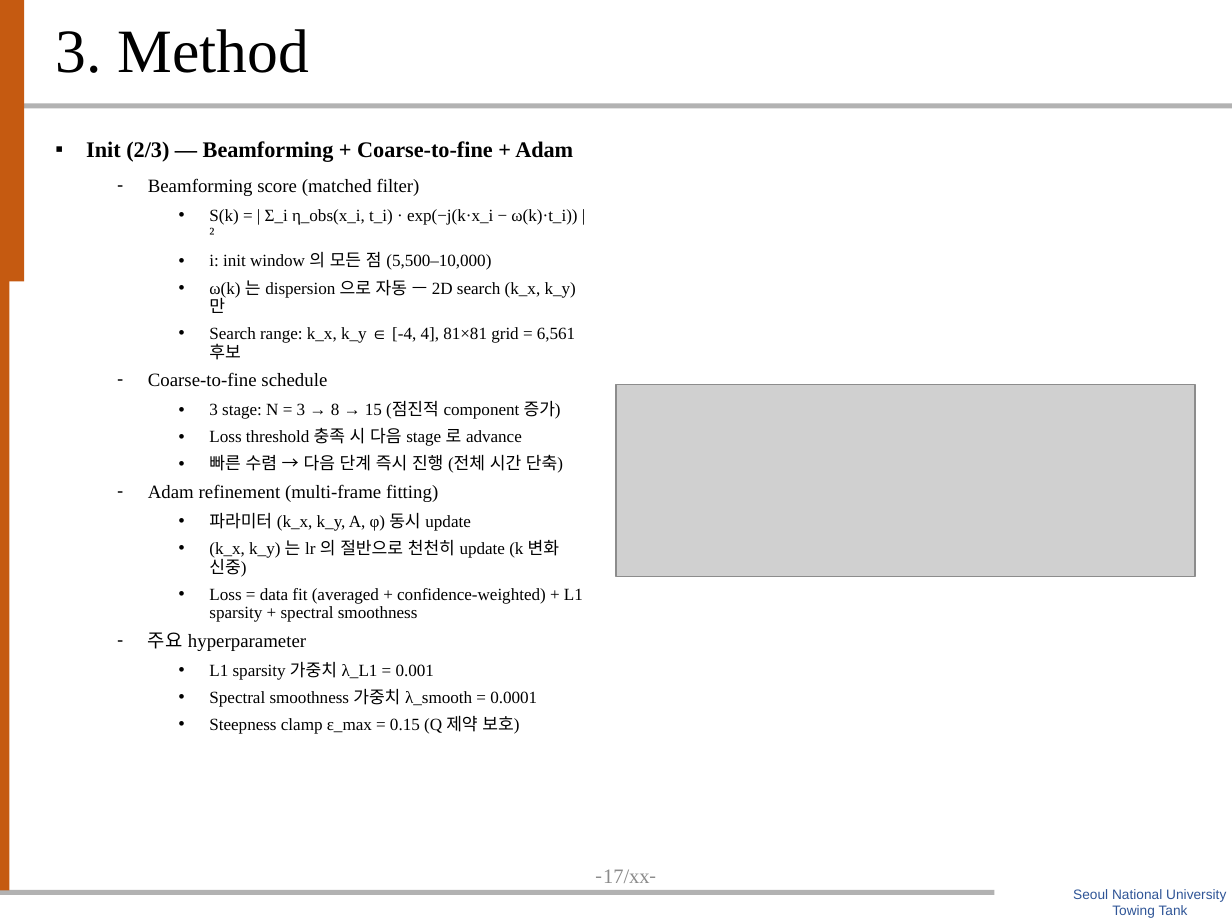
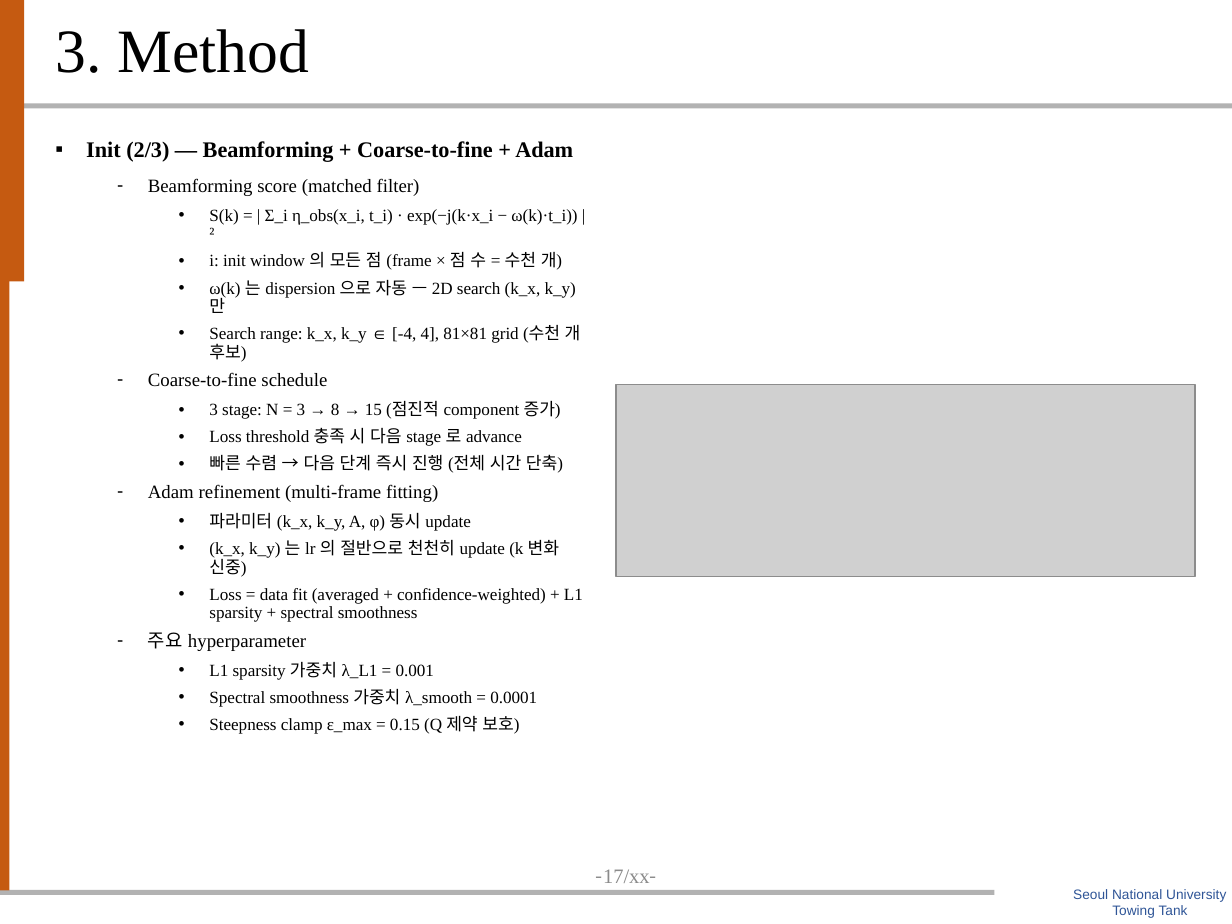
Before and after one commit to SAEYONGPARK94/wavesplat, a slide deck: slide 18 of wavesplat/docs/labmeeting_20260513_박세용_filled.pptx. Drawn at 1232x924 pixels with LibreOffice and Linux fonts; fonts in the diff are those of the drawing; grey boxes stand for pictures; background and template pictures are left out. Boxes give left, top, right and bottom in pixels: in the first picture for what was removed or moved away, otherwise in the second. Text is boxed around its words. In the diff, an @@ line names an element or a change of style, - is before the commit and + after.

```diff
--- a/wavesplat/docs/labmeeting_20260513_박세용_filled.pptx
+++ b/wavesplat/docs/labmeeting_20260513_박세용_filled.pptx
@@ text at <box>209,252,562,270</box>: text changed @@
-    • i: init window 의 모든 점 (5,500–10,000)
+    • i: init window 의 모든 점 (frame × 점 수 = 수천 개)
@@ text at <box>209,325,581,362</box>: text changed @@
-    • Search range: k_x, k_y ∈ [-4, 4], 81×81 grid = 6,561 후보
+    • Search range: k_x, k_y ∈ [-4, 4], 81×81 grid (수천 개 후보)
```
Also in this commit, not shown: 5 other slides changed, 1 other file.
